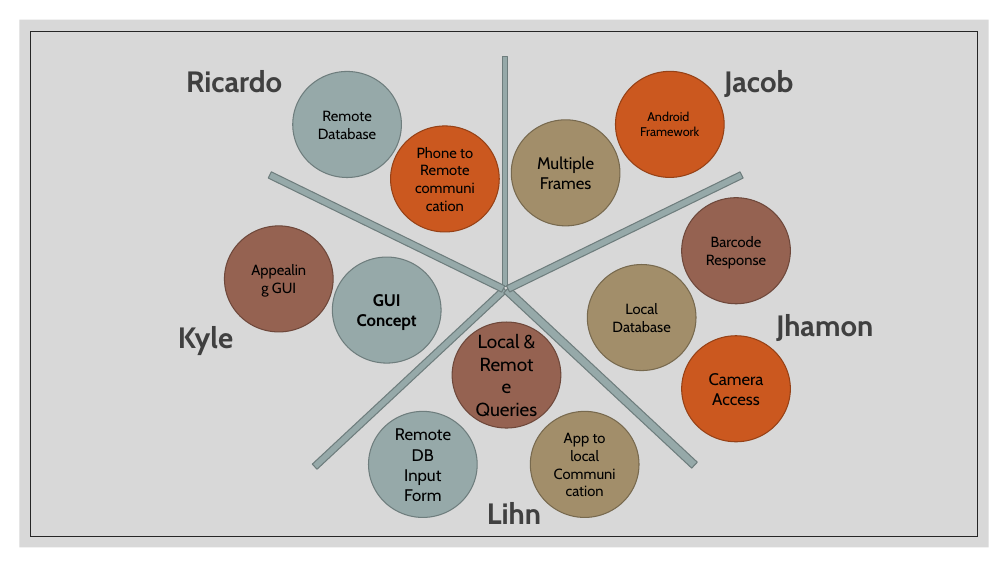
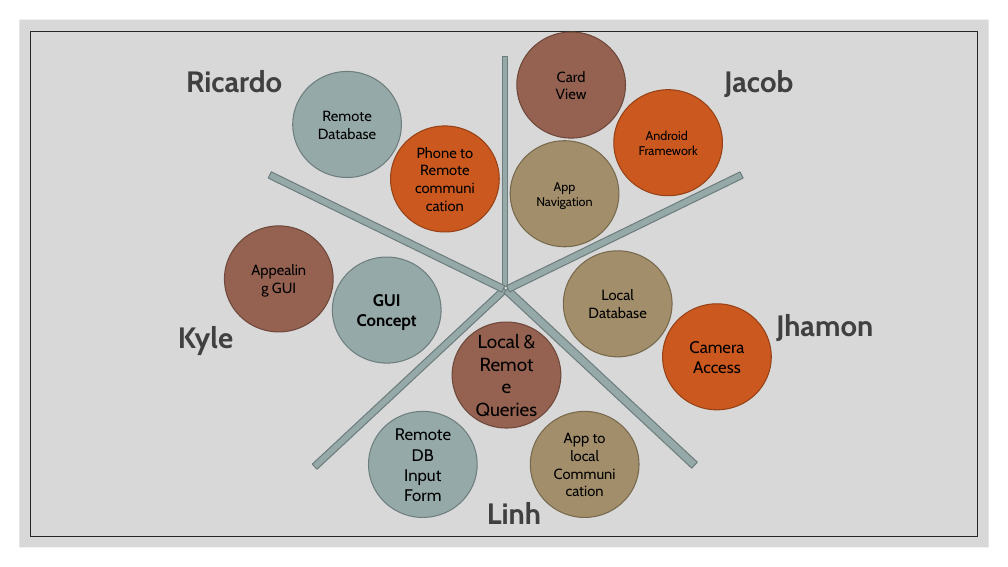
Before and after one commit to Jacob-Bordelon/pocket-chef, a slide deck: slide 4 of assignment_files/SR1_powerpoint.pptx. Drawn at 1008x567 pixels with LibreOffice and Linux fonts; fonts in the diff are those of the drawing. Boxes give left, top, right and bottom in pixels: in the first picture for what was removed or moved away, otherwise in the second. Text is boxed around its words. In the diff, an @@ line names an element or a change of style, - is before the commit and + after.

```diff
--- a/assignment_files/SR1_powerpoint.pptx
+++ b/assignment_files/SR1_powerpoint.pptx
@@ ellipse added at <box>517,32,626,138</box>, fill #956251, outline #6E493C 1 pt, 14 pt, text #000000 @@
+Card View
@@ ellipse "Android Framework": place and size @@
-ellipse "Android Framework" at <box>616,71,724,177</box>
+ellipse "Android Framework" at <box>614,90,723,196</box>
@@ ellipse "App Navigation": place and size @@
-ellipse "App Navigation" at <box>511,120,620,226</box>
+ellipse "App Navigation" at <box>510,141,619,247</box>
@@ text in ellipse at <box>536,182,592,209</box>: text changed; size 16 to 12 pt @@
-Multiple Frames
+App Navigation
@@ ellipse removed at <box>682,198,791,304</box> @@
-Barcode Response
@@ ellipse "Local Database": place and size @@
-ellipse "Local Database" at <box>588,265,696,371</box>
+ellipse "Local Database" at <box>563,251,672,357</box>
@@ ellipse "Camera Access": place and size @@
-ellipse "Camera Access" at <box>682,336,791,442</box>
+ellipse "Camera Access" at <box>662,304,771,410</box>
@@ text at <box>487,502,541,524</box>: text changed @@
-Lihn
+Linh
```
Also in this commit, not shown: 2 other slides changed, 4 slides added, 1 slide removed, 11 other files.
